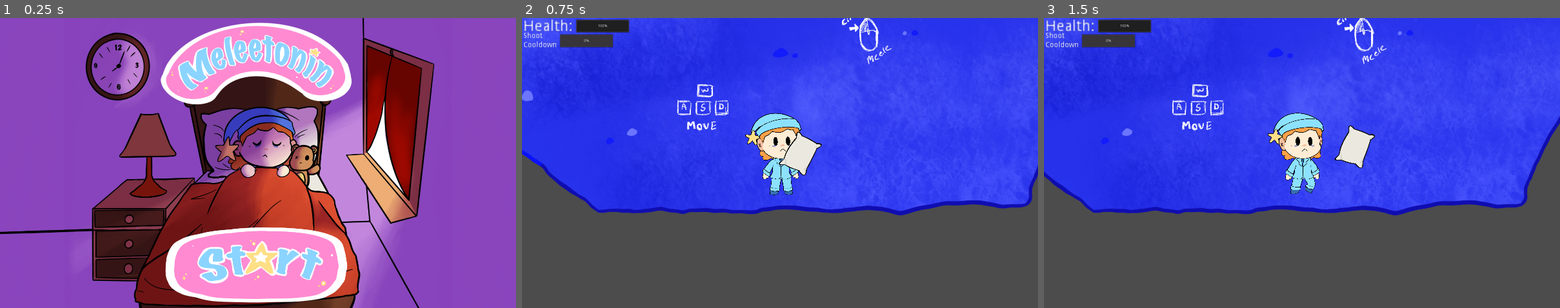
Above: before the commit, frames 1-3 (left to right).
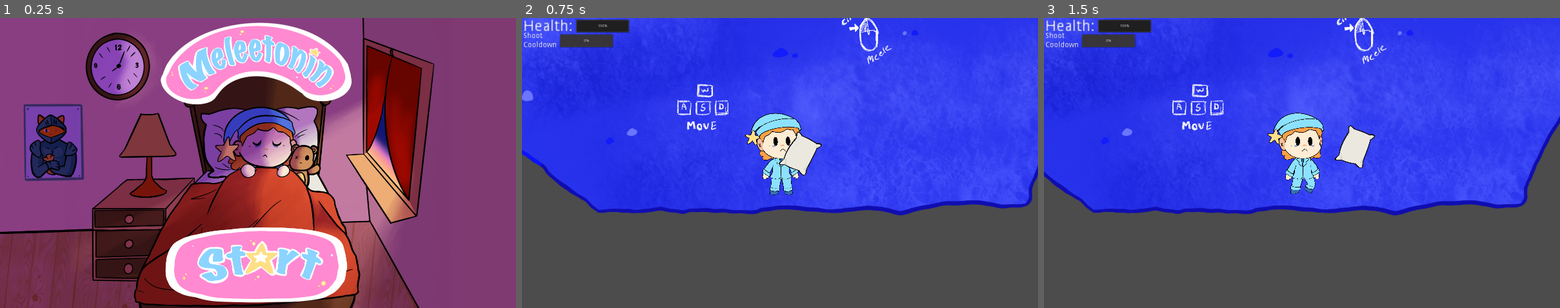
Above: after the commit, the same moments.

Repository: GayFreaks/FiveNightSleep
Game: Godot game, scene res://Main.tscn
Same seed, same stepped clock (60 frames per second), same inputs: the game is played once before the commit and once after it.
Inputs (mouse positions are in pixels of both pictures, inside the frame that each line leads up to):
- Up to frame 1 (0.25 s): no input
- Up to frame 2 (0.75 s): click (780, 264) at 0.5 s
- Up to frame 3 (1.5 s): tap Enter at 1.25 s; move the mouse to (1415, 148) at 1.27 s; hold D (Move_Right) from 1.28 s (still down); click (1415, 148) at 1.42 s

The runs differ from the first frame. In frame 1, 53% of the frame differs, in the area x 0-100%, y 0-100%; in frame 2, nothing differs; in frame 3, nothing differs.

Commit message:
Level design, bug fixes and win screen

Diff:
--- a/Enemies/EnemyDirector.gd
+++ b/Enemies/EnemyDirector.gd
@@ -22,4 +22,7 @@
 
 func enemy_calc():
 	for i in current_enemies:
-		i.recalc_target()
+		if i != null:
+			i.recalc_target()
+		else:
+			current_enemies.erase(i)
--- a/Levels/Level2.tscn
+++ b/Levels/Level2.tscn
@@ -30,7 +30,7 @@
 
 [node name="Door" parent="ElementContainer" instance=ExtResource( 4 )]
 position = Vector2( -100.832, -875.059 )
-level_name = "Level3"
+level_name = "Finish"
 
 [node name="Player" parent="ElementContainer" instance=ExtResource( 2 )]
 position = Vector2( -697, 416 )
--- a/Levels/Overworld.tscn
+++ /dev/null
@@ -1,7 +0,0 @@
-[gd_scene load_steps=2 format=2]
-
-[ext_resource path="res://Player.tscn" type="PackedScene" id=1]
-
-[node name="Overworld" type="Node2D"]
-
-[node name="Player" parent="." instance=ExtResource( 1 )]
--- a/Main.tscn
+++ b/Main.tscn
@@ -1,7 +1,7 @@
 [gd_scene load_steps=4 format=2]
 
 [ext_resource path="res://Scripts/Main.gd" type="Script" id=1]
-[ext_resource path="res://Assets/UI/Main_Screen.png" type="Texture" id=2]
+[ext_resource path="res://Assets/UI/MainScreen.png" type="Texture" id=2]
 [ext_resource path="res://Assets/UI/StartButton.png" type="Texture" id=3]
 
 [node name="Main" type="Control"]
--- a/Player.tscn
+++ b/Player.tscn
@@ -7,8 +7,10 @@
 [ext_resource path="res://Assets/Items/Bed.png" type="Texture" id=5]
 [ext_resource path="res://Scripts/melee_weapon.gd" type="Script" id=6]
 [ext_resource path="res://Assets/UI/DeathScreen.png" type="Texture" id=7]
-[ext_resource path="res://Assets/UI/You_Lost.png" type="Texture" id=8]
+[ext_resource path="res://Assets/UI/LossButton.png" type="Texture" id=8]
 [ext_resource path="res://Nodes/Bullet.tscn" type="PackedScene" id=9]
+[ext_resource path="res://Assets/UI/WinScreen.png" type="Texture" id=10]
+[ext_resource path="res://Assets/UI/WinButton.png" type="Texture" id=11]
 
 [sub_resource type="CapsuleShape2D" id=1]
 radius = 50.0
@@ -319,7 +321,28 @@
 texture_disabled = ExtResource( 8 )
 expand = true
 
+[node name="WinScreen" type="TextureRect" parent="CanvasLayer"]
+margin_right = 40.0
+margin_bottom = 40.0
+texture = ExtResource( 10 )
+
+[node name="WinButton" type="TextureButton" parent="CanvasLayer/WinScreen"]
+anchor_left = 0.5
+anchor_top = 1.0
+anchor_right = 0.5
+anchor_bottom = 1.0
+margin_left = -283.5
+margin_top = -330.0
+margin_right = 283.5
+margin_bottom = -95.0
+texture_normal = ExtResource( 11 )
+texture_pressed = ExtResource( 11 )
+texture_hover = ExtResource( 11 )
+texture_disabled = ExtResource( 11 )
+expand = true
+
 [connection signal="body_entered" from="Direction/Pillow" to="Direction/Pillow" method="_on_body_entered"]
 [connection signal="body_entered" from="Direction/HardPillow" to="Direction/HardPillow" method="_on_body_entered"]
 [connection signal="body_entered" from="Direction/Bed" to="Direction/Bed" method="_on_body_entered"]
 [connection signal="pressed" from="CanvasLayer/DeathScreen/DeathButton" to="." method="_on_DeathButton_pressed"]
+[connection signal="pressed" from="CanvasLayer/WinScreen/WinButton" to="." method="_on_DeathButton_pressed"]
--- a/Scripts/Door.gd
+++ b/Scripts/Door.gd
@@ -28,6 +28,8 @@
 
 func _on_Door_body_entered(body:Node):
 	if body.is_in_group("Player"):
-		print("res://Levels/" + level_name + ".tscn")
-		enemy_director.current_door = null
-		loader.goto_scene_path("res://Levels/" + level_name + ".tscn")
+		if level_name == "Finish":
+			enemy_director.current_player.win()
+		else:
+			enemy_director.current_door = null
+			loader.goto_scene_path("res://Levels/" + level_name + ".tscn")
--- a/Scripts/Player.gd
+++ b/Scripts/Player.gd
@@ -31,6 +31,7 @@
 	enemy_director.current_player = self
 	change_weapon(weapon_index)
 	health_bar.value = state.player_health
+	$CanvasLayer/WinScreen.hide()
 	death_screen.hide()
 
 func get_input():
@@ -112,6 +113,9 @@
 
 	health_bar.value = state.player_health
 
+func win():
+	$CanvasLayer/WinScreen.show()
+
 func _on_DeathButton_pressed():
 	state.player_health = 100
 	loader.goto_scene_path("res://Main.tscn")
Binary file added: Assets/Levels/LevelPlus.png
Not shown, added: Assets/Levels/LevelPlus.png.import
Binary file changed: Assets/UI/DeathScreen.png
Binary file added: Assets/UI/LossButton.png
Not shown, changed: Assets/UI/LossButton.png.import
Binary file added: Assets/UI/MainScreen.png
Not shown, added: Assets/UI/MainScreen.png.import
Binary file removed: Assets/UI/Main_Screen.png
Binary file added: Assets/UI/WinButton.png
Not shown, changed: Assets/UI/WinButton.png.import
Binary file added: Assets/UI/WinScreen.png
Not shown, added: Assets/UI/WinScreen.png.import
(and 4 more such lines)
